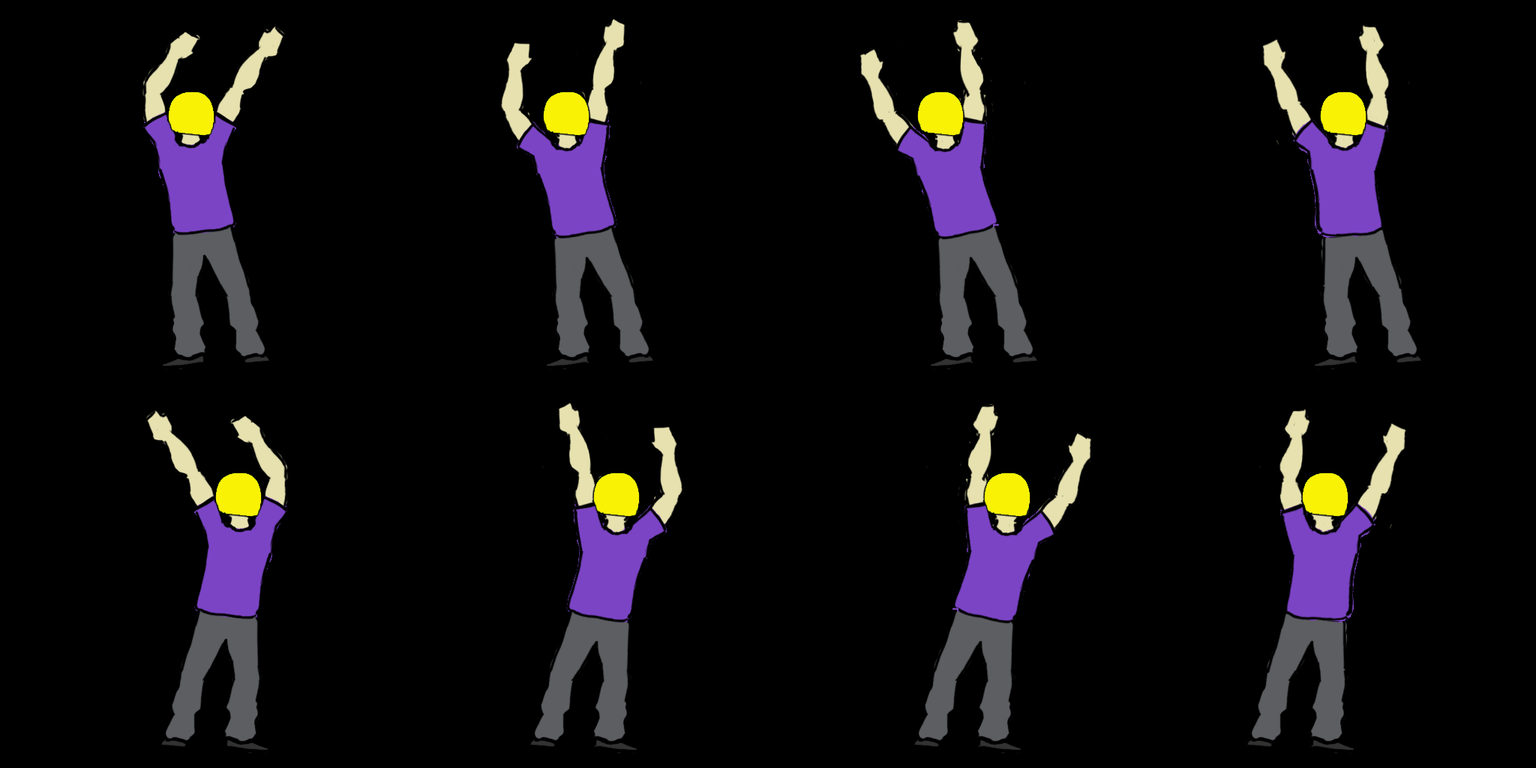
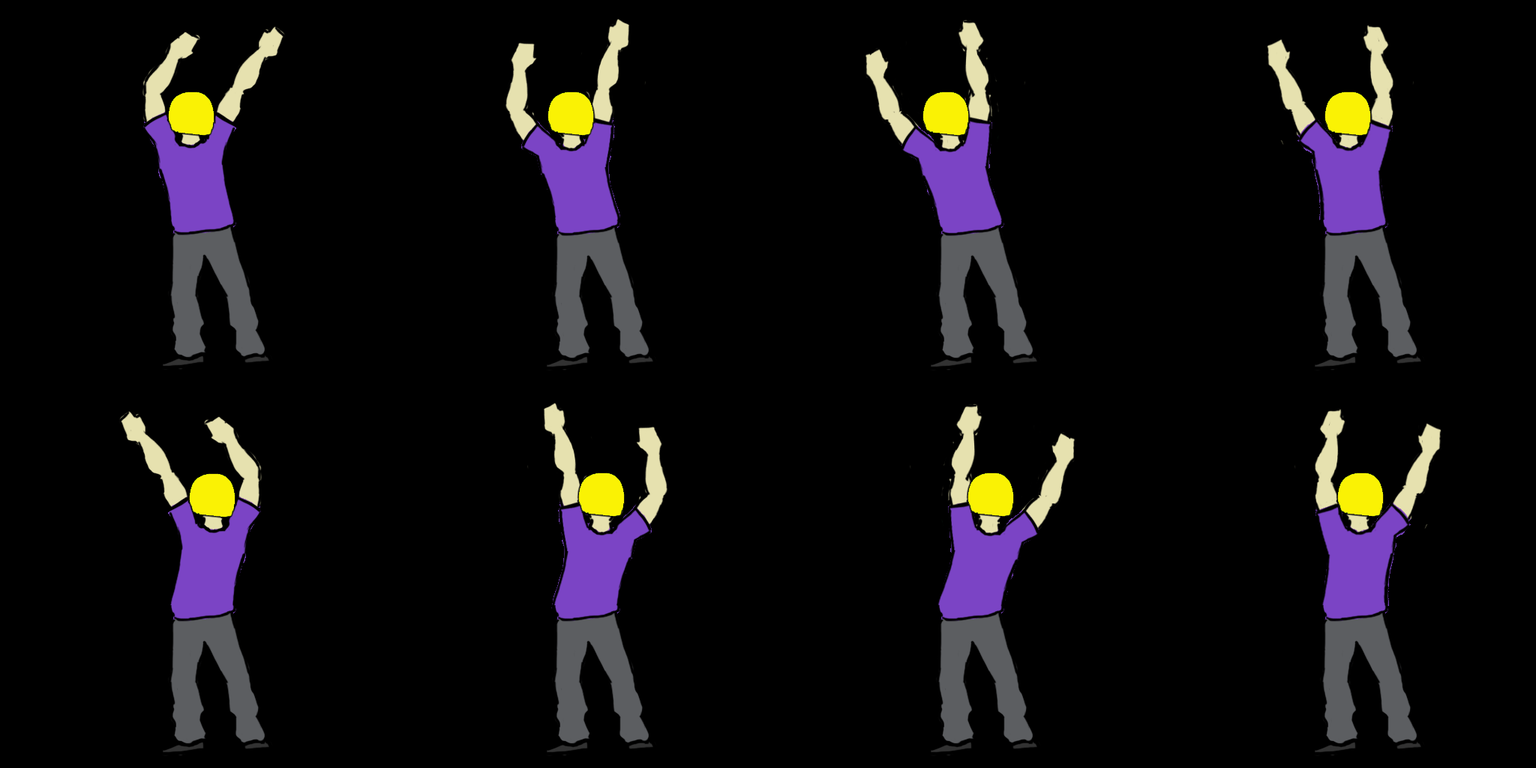
Layer changes from the first 1536×768 image to the second:
renamed "Calque 1 copie 16" to "Calque 1 copie 14", painted on it over (x1=119, y1=17, x2=1442, y2=756)
